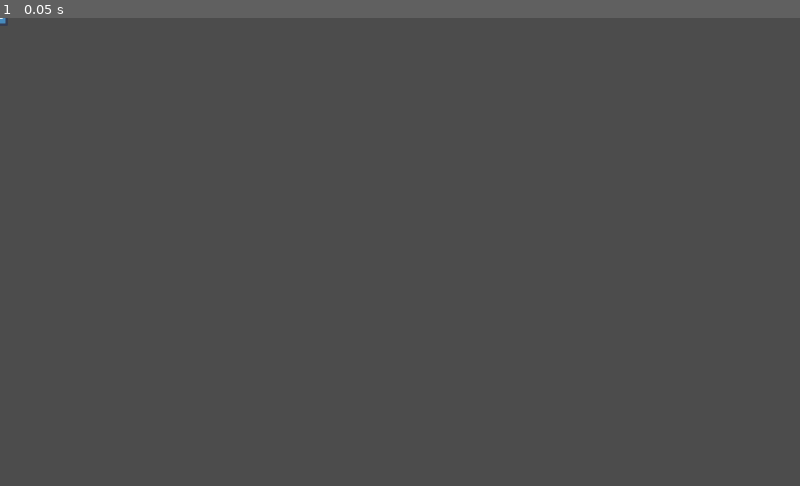
Above: before the commit, frame 1.
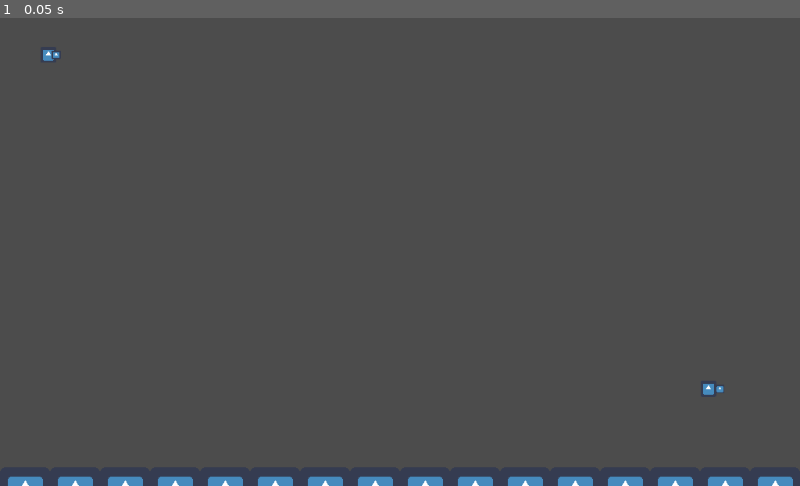
Above: after the commit, the same moment.

Repository: Lophtix8/GameJam_2019_Spring
Game: Godot game, scene res://Scenes/Main.tscn
Same seed, same stepped clock (60 frames per second), same inputs: the game is played once before the commit and once after it. The engine's default icon, where the game draws it, is replaced by a stand-in: a white triangle on a blue panel in a dark square.
Inputs:
- Up to frame 1 (0.05 s): no input

The runs differ from the first frame. In frame 1, 1.6% of the frame differs, in the area x 0-100%, y 0-100%.

Commit message:
Updated
Gut

Diff:
--- /dev/null
+++ b/Graphics/BasicTileSet.tres
@@ -0,0 +1,23 @@
+[gd_resource type="TileSet" load_steps=3 format=2]
+
+[ext_resource path="res://icon.png" type="Texture" id=1]
+
+[sub_resource type="RectangleShape2D" id=1]
+
+[resource]
+0/name = "Sprite"
+0/texture = ExtResource( 1 )
+0/tex_offset = Vector2( 0, 0 )
+0/modulate = Color( 1, 1, 1, 1 )
+0/region = Rect2( 0, 0, 64, 64 )
+0/tile_mode = 0
+0/occluder_offset = Vector2( 32, 32 )
+0/navigation_offset = Vector2( 32, 32 )
+0/shapes = [ {
+"autotile_coord": Vector2( 0, 0 ),
+"one_way": false,
+"one_way_margin": 1.0,
+"shape": SubResource( 1 ),
+"shape_transform": Transform2D( 3.2, 0, 0, 3.2, 32, 32 )
+} ]
+0/z_index = 0
--- /dev/null
+++ b/Scenes/Bullet.tscn
@@ -0,0 +1,19 @@
+[gd_scene load_steps=4 format=2]
+
+[ext_resource path="res://Scripts/bullet.gd" type="Script" id=1]
+[ext_resource path="res://icon.png" type="Texture" id=2]
+
+[sub_resource type="RectangleShape2D" id=1]
+
+[node name="Node2D" type="Node2D"]
+
+[node name="KinematicBody2D" type="KinematicBody2D" parent="."]
+script = ExtResource( 1 )
+
+[node name="Sprite" type="Sprite" parent="KinematicBody2D"]
+scale = Vector2( 0.1, 0.1 )
+texture = ExtResource( 2 )
+
+[node name="CollisionShape2D" type="CollisionShape2D" parent="KinematicBody2D"]
+scale = Vector2( 0.15, 0.15 )
+shape = SubResource( 1 )
--- a/Scenes/Main.tscn
+++ b/Scenes/Main.tscn
@@ -1,20 +1,100 @@
-[gd_scene load_steps=3 format=2]
+[gd_scene load_steps=7 format=2]
 
-[ext_resource path="res://icon.png" type="Texture" id=1]
+[ext_resource path="res://Scripts/Player.gd" type="Script" id=1]
+[ext_resource path="res://icon.png" type="Texture" id=2]
+[ext_resource path="res://Scripts/Sprite2.gd" type="Script" id=3]
+[ext_resource path="res://Graphics/BasicTileSet.tres" type="TileSet" id=4]
 
 [sub_resource type="RectangleShape2D" id=1]
 
+[sub_resource type="GDScript" id=2]
+script/source = "extends RigidBody2D
+
+var movement = 100
+var deadzone = 0.5
+
+var hp = 100
+
+# Called when the node enters the scene tree for the first time.
+func _ready():
+	Input.connect(\"joy_connection_changed\",self,\"joy_con_changed\")
+	self.mode = MODE_CHARACTER
+	self.linear_damp = 0.5
+	self.mass = 10
+
+func _physics_process(delta):
+	self.gravity_scale = 0
+
+	if self.linear_velocity.length() <= (1.5*movement) and self.applied_force.length() == 0:
+		self.linear_velocity = get_input()
+
+func get_input():
+	var motion = Vector2(0,0)
+	if Input.get_connected_joypads().size() > 0:
+		var axesM = [0,0]
+		var axesD = [0,0]
+		motion.x = Input.get_joy_axis(1,JOY_ANALOG_LX)
+		motion.y = Input.get_joy_axis(1,JOY_ANALOG_LY)
+
+		if motion.length() < deadzone:
+			motion *= 0
+
+	return motion*movement
+
+func hit(dir):
+	print(\"hp\")
+	hp -= 10
+	self.linear_velocty = Vector2(0,0)
+	self.apply_central_impulse(dir*10*1/hp)
+# Called every frame. 'delta' is the elapsed time since the previous frame.
+#func _process(delta):
+#	pass
+"
+
 [node name="Node2D" type="Node2D"]
 
-[node name="KinematicBody2D" type="KinematicBody2D" parent="."]
-motion/sync_to_physics = true
+[node name="Player1" type="RigidBody2D" parent="."]
+position = Vector2( 61.9025, 47.2414 )
+script = ExtResource( 1 )
 __meta__ = {
 "_edit_group_": true
 }
 
-[node name="Sprite" type="Sprite" parent="KinematicBody2D"]
+[node name="Sprite" type="Sprite" parent="Player1"]
 scale = Vector2( 0.32, 0.32 )
-texture = ExtResource( 1 )
+texture = ExtResource( 2 )
 
-[node name="CollisionShape2D" type="CollisionShape2D" parent="KinematicBody2D"]
+[node name="CollisionShape2D" type="CollisionShape2D" parent="Player1"]
+visible = false
 shape = SubResource( 1 )
+
+[node name="Sprite2" type="Sprite" parent="Player1"]
+position = Vector2( 14.6611, 0.407242 )
+scale = Vector2( 0.185493, 0.172767 )
+texture = ExtResource( 2 )
+script = ExtResource( 3 )
+
+[node name="Player2" type="RigidBody2D" parent="."]
+position = Vector2( 906.806, 475.339 )
+script = SubResource( 2 )
+__meta__ = {
+"_edit_group_": true
+}
+
+[node name="Sprite" type="Sprite" parent="Player2"]
+scale = Vector2( 0.32, 0.32 )
+texture = ExtResource( 2 )
+
+[node name="CollisionShape2D" type="CollisionShape2D" parent="Player2"]
+visible = false
+shape = SubResource( 1 )
+
+[node name="Sprite2" type="Sprite" parent="Player2"]
+position = Vector2( 14.6611, 0.407242 )
+scale = Vector2( 0.185493, 0.172767 )
+texture = ExtResource( 2 )
+
+[node name="TileMap" type="TileMap" parent="."]
+tile_set = ExtResource( 4 )
+format = 1
+tile_data = PoolIntArray( -1, 0, 0, -65536, 0, 0, -65535, 0, 0, -65534, 0, 0, -65533, 0, 0, -65532, 0, 0, -65531, 0, 0, -65530, 0, 0, -65529, 0, 0, -65528, 0, 0, -65527, 0, 0, -65526, 0, 0, -65525, 0, 0, -65524, 0, 0, -65523, 0, 0, -65522, 0, 0, -65521, 0, 0, -65520, 0, 0, 65535, 0, 0, 16, 0, 0, 131071, 0, 0, 65552, 0, 0, 196607, 0, 0, 131088, 0, 0, 262143, 0, 0, 196624, 0, 0, 327679, 0, 0, 262160, 0, 0, 393215, 0, 0, 327696, 0, 0, 458751, 0, 0, 393232, 0, 0, 524287, 0, 0, 458768, 0, 0, 589823, 0, 0, 524304, 0, 0, 655359, 0, 0, 589824, 0, 0, 589825, 0, 0, 589826, 0, 0, 589827, 0, 0, 589828, 0, 0, 589829, 0, 0, 589830, 0, 0, 589831, 0, 0, 589832, 0, 0, 589833, 0, 0, 589834, 0, 0, 589835, 0, 0, 589836, 0, 0, 589837, 0, 0, 589838, 0, 0, 589839, 0, 0, 589840, 0, 0 )
--- /dev/null
+++ b/Scenes/TileSet.tscn
@@ -0,0 +1,16 @@
+[gd_scene load_steps=3 format=2]
+
+[ext_resource path="res://icon.png" type="Texture" id=1]
+
+[sub_resource type="RectangleShape2D" id=1]
+
+[node name="Node2D" type="Node2D"]
+
+[node name="Sprite" type="Sprite" parent="."]
+texture = ExtResource( 1 )
+
+[node name="StaticBody2D" type="StaticBody2D" parent="Sprite"]
+
+[node name="CollisionShape2D" type="CollisionShape2D" parent="Sprite/StaticBody2D"]
+scale = Vector2( 3.2, 3.2 )
+shape = SubResource( 1 )
--- a/Scripts/KinematicBody2D.gd
+++ /dev/null
@@ -1,20 +0,0 @@
-extends KinematicBody2D
-
-# Called when the node enters the scene tree for the first time.
-func _ready():
-	Input.connect("joy_connection_changed",self,"joy_con_changed")
-
-func _physics_process(delta):
-	move_and_slide(get_input())
-
-func get_input():
-	var motion = Vector2(0,0)
-	if Input.get_connected_joypads().size() > 0:
-		var xAxis = Input.get_joy_axis(0,JOY_AXIS_7)
-		var yAxis = Input.get_joy_axis(0,JOY_AXIS_6)
-		motion.x = xAxis
-		motion.y = yAxis
-	return motion
-# Called every frame. 'delta' is the elapsed time since the previous frame.
-#func _process(delta):
-#	pass
--- /dev/null
+++ b/Scripts/Player.gd
@@ -0,0 +1,40 @@
+extends RigidBody2D
+
+var movement = 100
+var deadzone = 0.5
+
+var hp = 100
+
+# Called when the node enters the scene tree for the first time.
+func _ready():
+	Input.connect("joy_connection_changed",self,"joy_con_changed")
+	self.mode = MODE_CHARACTER
+	self.linear_damp = 0.5
+	self.mass = 10
+
+func _physics_process(delta):
+	self.gravity_scale = 0
+
+	if self.linear_velocity.length() <= (1.5*movement) and self.applied_force.length() == 0:
+		self.linear_velocity = get_input()
+
+func get_input():
+	var motion = Vector2(0,0)
+	if Input.get_connected_joypads().size() > 0:
+		var axesM = [0,0]
+		var axesD = [0,0]
+		motion.x = Input.get_joy_axis(0,JOY_ANALOG_LX)
+		motion.y = Input.get_joy_axis(0,JOY_ANALOG_LY)
+
+		if motion.length() < deadzone:
+			motion *= 0
+
+	return motion*movement
+
+func hit(dir):
+	hp -= 10
+	self.linear_velocty = Vector2(0,0)
+	self.apply_central_impulse(dir*100*1/hp)
+# Called every frame. 'delta' is the elapsed time since the previous frame.
+#func _process(delta):
+#	pass
--- /dev/null
+++ b/Scripts/Sprite2.gd
@@ -0,0 +1,40 @@
+extends Sprite
+# Declare member variables here. Examples:
+
+var dir = Vector2(1,0)
+var rad = 10
+var bullet_speed = 60
+var dead_zone = 0.2
+
+var cur_state = false
+var prev_state = false
+
+var bullet_scene = preload("res://Scenes/Bullet.tscn")
+
+# Called when the node enters the scene tree for the first time.
+func _ready():
+	self.position = dir.normalized()*rad
+	pass # Replace with function body.
+
+func _physics_process(delta):
+	dir.x = Input.get_joy_axis(0, JOY_ANALOG_RX)
+	dir.y = Input.get_joy_axis(0, JOY_ANALOG_RY)
+
+	if dir.length() > dead_zone:
+		self.position = dir.normalized()*rad
+
+	cur_state = Input.is_joy_button_pressed(0,JOY_BUTTON_5)
+
+	if cur_state and not prev_state:
+		var bullet = bullet_scene.instance()
+		for bullet_kin in bullet.get_children():
+			bullet_kin.pos = self.position*1.5 + self.get_parent().position
+			bullet_kin.dir = self.position
+
+		self.get_parent().get_parent().add_child(bullet)
+
+	prev_state = cur_state
+
+# Called every frame. 'delta' is the elapsed time since the previous frame.
+#func _process(delta):
+#	pass
--- /dev/null
+++ b/Scripts/bullet.gd
@@ -0,0 +1,21 @@
+extends KinematicBody2D
+
+# Declare member variables here. Examples:
+var dir = Vector2()
+var pos = Vector2()
+var vel = 2
+# Called when the node enters the scene tree for the first time.
+func _ready():
+	self.position = pos
+
+func _physics_process(delta):
+	var collision = move_and_collide(dir*vel)
+	if collision != null:
+		if collision.collider.has_method("hit"):
+			print("done")
+			collision.collider.hit(dir)
+		self.queue_free()
+
+# Called every frame. 'delta' is the elapsed time since the previous frame.
+#func _process(delta):
+#	pass
